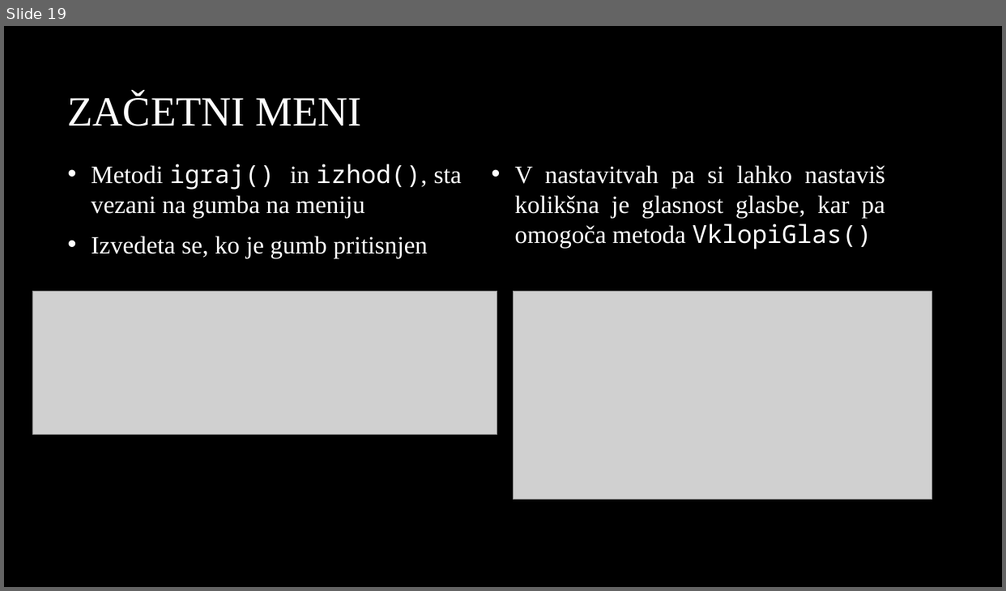
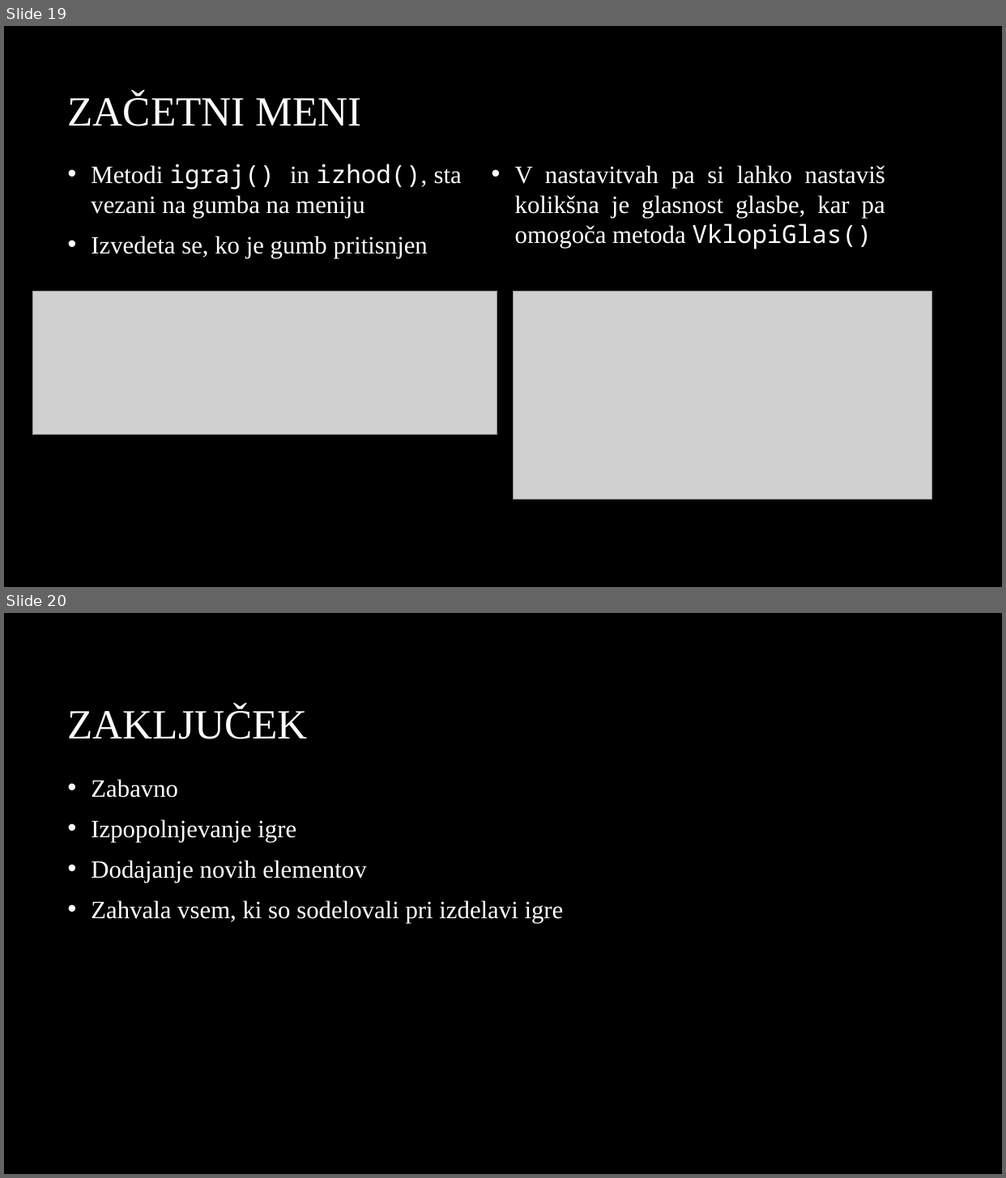
Before and after one commit to NCekuta/Prezivetje_v_vesolju, a slide deck: PowerPoint/Prezivetje v vesolju.pptx. Shown one above the other, each under a label of ours: slide 19 before the commit, slides 19 and 20 after it. The pictures are 1006x591 and 1006x1178 pixels, drawn with LibreOffice and Linux fonts; fonts in the diff are those of the drawing; grey boxes stand for pictures; background and template pictures are left out. Boxes give left, top, right and bottom in pixels: in the first picture for what was removed or moved away, otherwise in the second. Text is boxed around its words. In the diff, an @@ line names an element or a change of style, - is before the commit and + after.

```diff
--- a/PowerPoint/Prezivetje v vesolju.pptx
+++ b/PowerPoint/Prezivetje v vesolju.pptx
@@ slide 20 added at bbox=[4, 613, 1002, 1174], background picture (left out) @@
@@ title added at bbox=[68, 706, 308, 739], 40 pt, text #FFFFFF @@
+ZAKLJUČEK
@@ text added at bbox=[91, 779, 564, 923], 24 pt, text #FFFFFF @@
+• Zabavno
+• Izpopolnjevanje igre
+• Dodajanje novih elementov
+• Zahvala vsem, ki so sodelovali pri izdelavi igre
```
Also in this commit, not shown: 1 slide changed.
